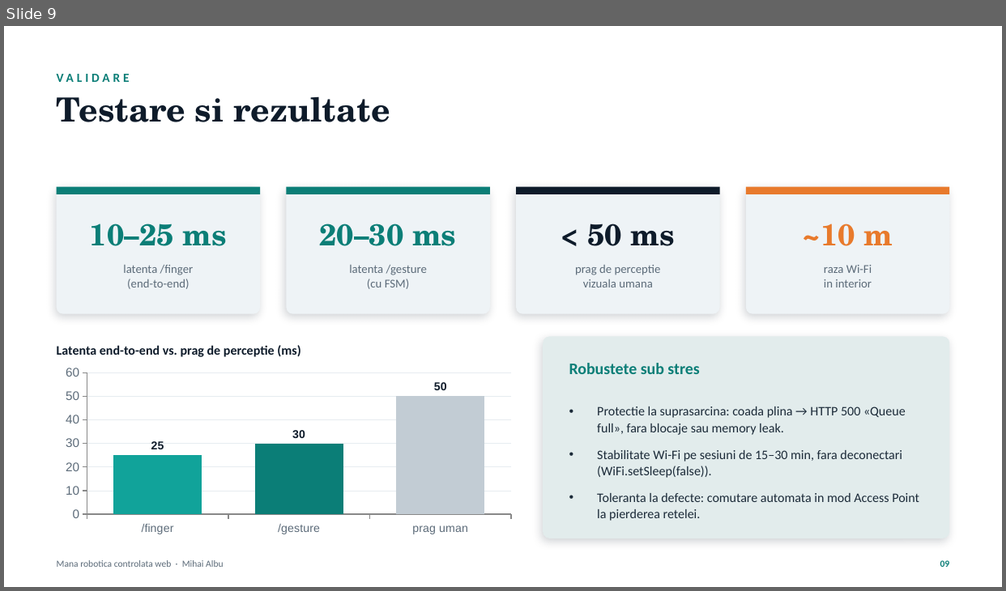
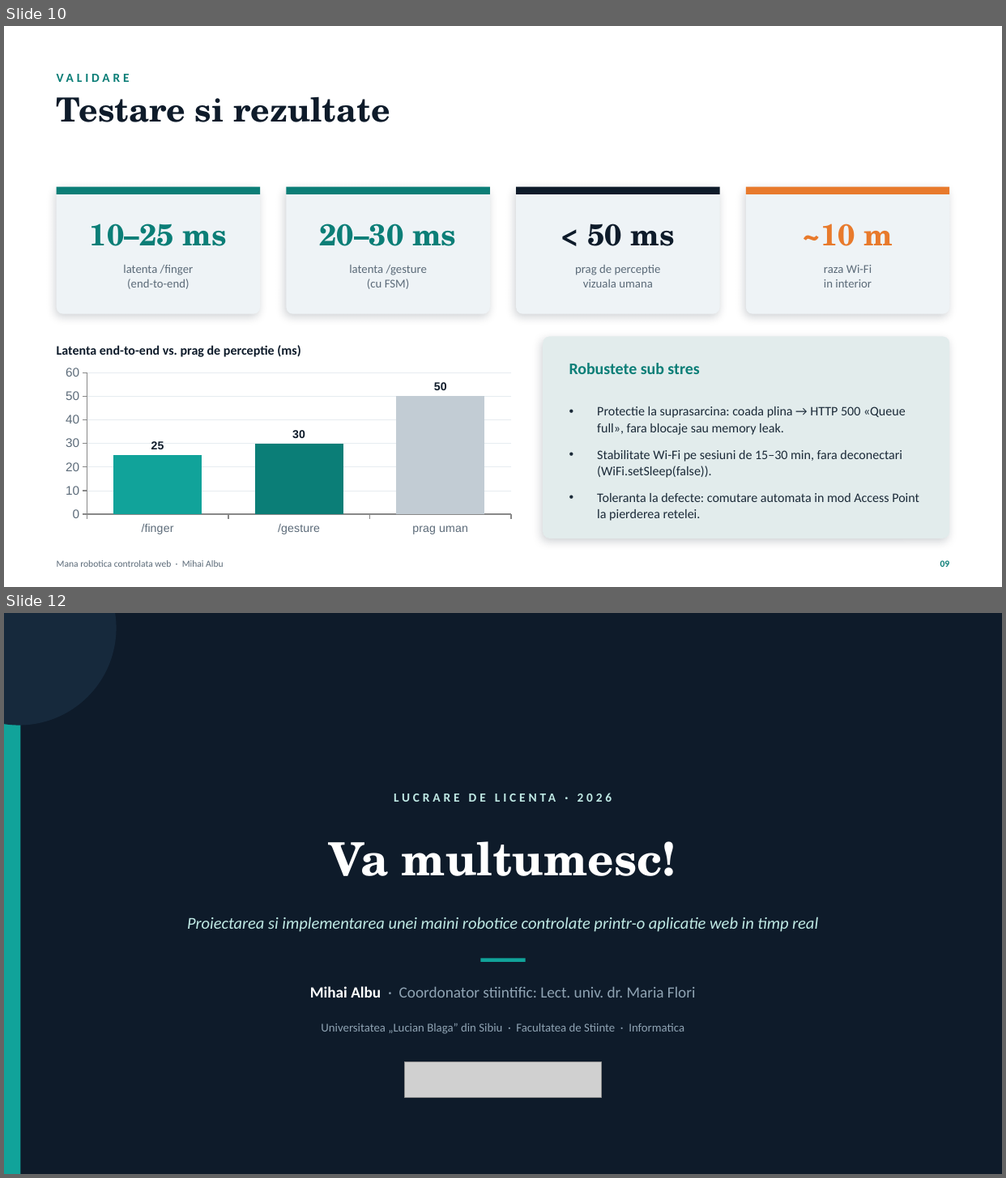
Before and after one commit to miscu123/Web-Controlled-Robotic-IoT-Hand, a slide deck: Prezentare_Mana_Robotica.pptx. Shown one above the other, each under a label of ours: slide 9 before the commit, slides 10 and 12 after it; the slides between them are not shown. The pictures are 1006x591 and 1006x1178 pixels, drawn with LibreOffice and Linux fonts; fonts in the diff are those of the drawing; grey boxes stand for pictures. Boxes give left, top, right and bottom in pixels: in the first picture for what was removed or moved away, otherwise in the second. Text is boxed around its words. In the diff, an @@ line names an element or a change of style, - is before the commit and + after.

```diff
--- a/Prezentare_Mana_Robotica.pptx
+++ b/Prezentare_Mana_Robotica.pptx
@@ slide 12 added at (4, 613, 1002, 1174), background #0E1B2A @@
@@ rectangle added at (4, 613, 20, 1174), fill #11A39A @@
@@ ellipse added at (4, 613, 117, 726), fill #16293C @@
@@ text added at (94, 786, 913, 809), 12 pt, text #BFE9E4, bold @@
+LUCRARE DE LICENTA · 2026
@@ text added at (330, 841, 676, 876), 44 pt, text #FFFFFF, bold @@
+Va multumesc!
@@ text added at (187, 917, 818, 932), 16 pt, text #BFE9E4, italic @@
+Proiectarea si implementarea unei maini robotice controlate printr-o aplicatie web in timp real
@@ rectangle added at (481, 958, 526, 962), fill #11A39A @@
@@ text added at (310, 986, 696, 998), 15 pt, text #8FA3B3 @@
+Mihai Albu · Coordonator stiintific: Lect. univ. dr. Maria Flori
@@ text added at (321, 1024, 684, 1034), 11.5 pt, text #8FA3B3 @@
+Universitatea „Lucian Blaga” din Sibiu · Facultatea de Stiinte · Informatica
@@ picture added at (404, 1063, 602, 1097) @@
@@ what was slide 9 is now slide 10 @@
```
Also in this commit, not shown: 2 slides changed, 1 other slide added.
